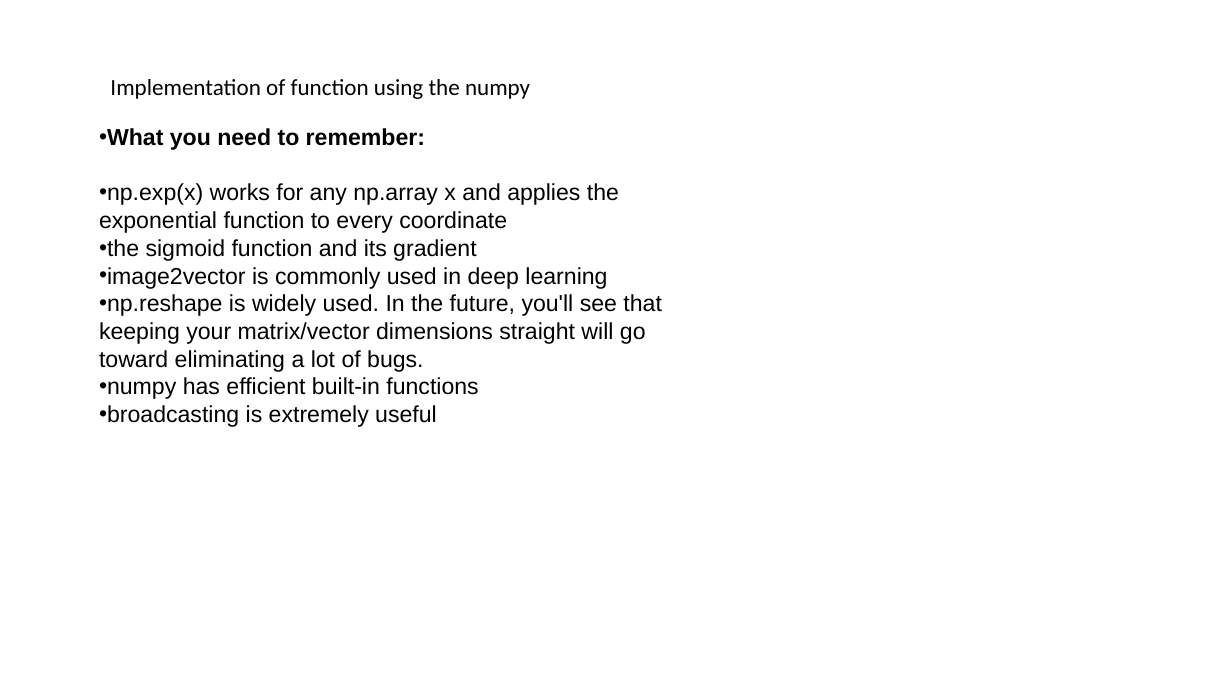
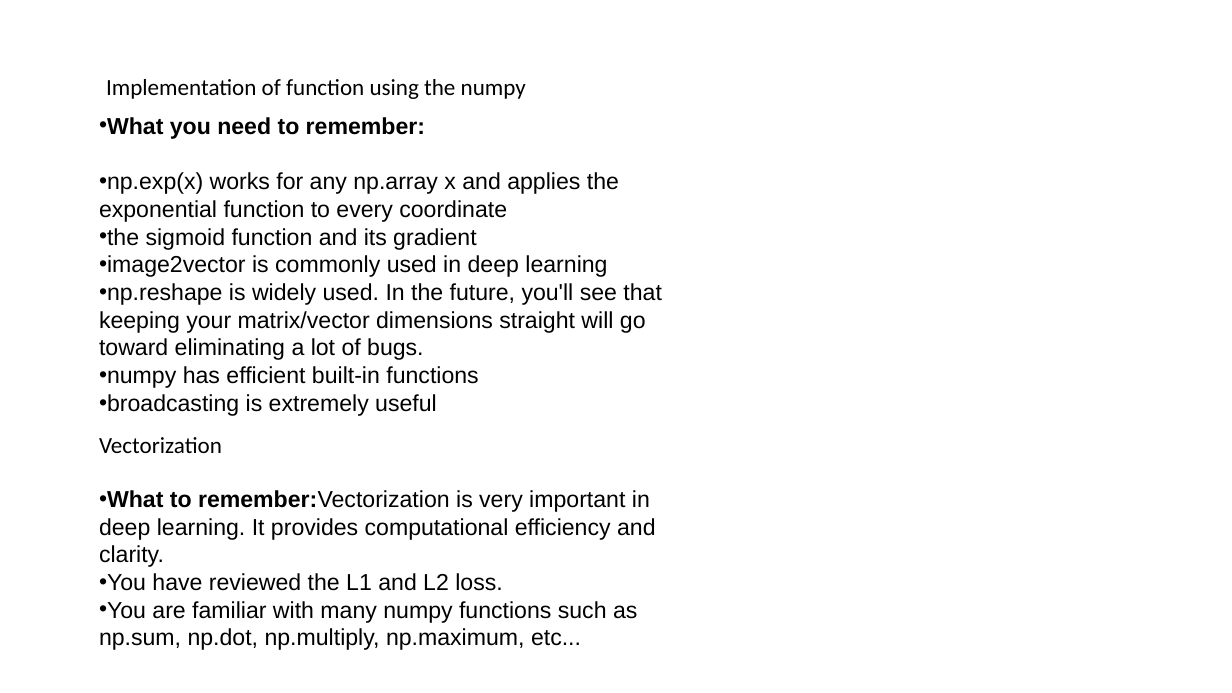
Before and after one commit to kiran2706/Neuro_Level_1, a slide deck: slide 5 of week_2/notes.pptx. Drawn at 1232x693 pixels with LibreOffice and Linux fonts; fonts in the diff are those of the drawing. Boxes give left, top, right and bottom in pixels: in the first picture for what was removed or moved away, otherwise in the second. Text is boxed around its words. In the diff, an @@ line names an element or a change of style, - is before the commit and + after.

```diff
--- a/week_2/notes.pptx
+++ b/week_2/notes.pptx
@@ text "Implementation of function using the ..." moved from (x1=110, y1=79, x2=530, y2=99) to (x1=106, y1=79, x2=526, y2=99) @@
@@ text "What you need to remember:" moved from (x1=99, y1=128, x2=661, y2=427) to (x1=99, y1=117, x2=661, y2=416) @@
@@ text added at (x1=99, y1=437, x2=222, y2=453), 18 pt, text #000000 @@
+Vectorization
@@ text added at (x1=99, y1=490, x2=656, y2=650), 18 pt, text #000000 @@
+• What to remember:Vectorization is very important in deep learning. It provides computational efficiency and clarity.
+• You have reviewed the L1 and L2 loss.
+• You are familiar with many numpy functions such as np.sum, np.dot, np.multiply, np.maximum, etc...
```
Also in this commit, not shown: 1 other file.
